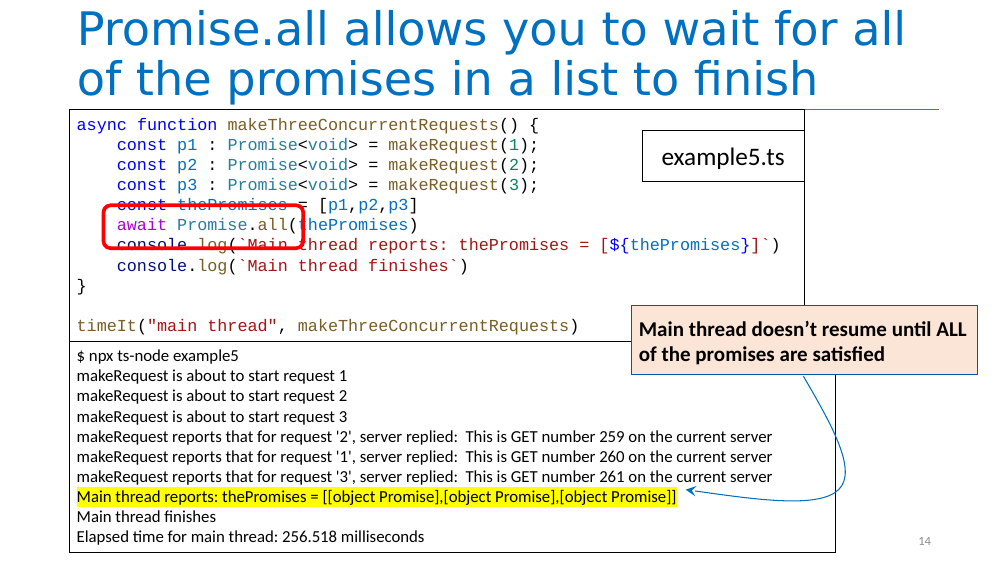
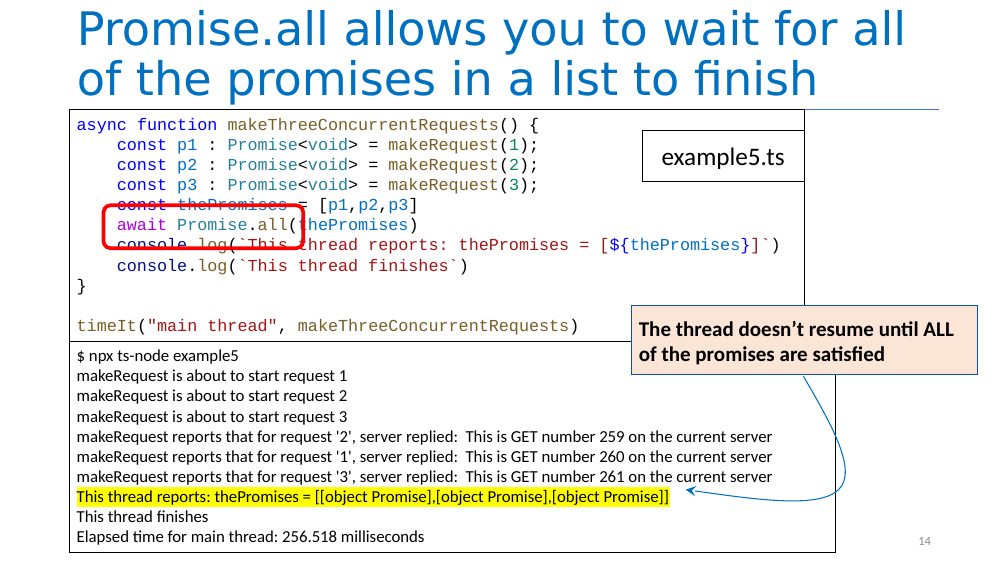
Before and after one commit to neu-se/CS4530-Spring-2023, a slide deck: slide 14 of Slides/Module 05 Concurrency Patterns in Typescript.pptx. Drawn at 1008x567 pixels with LibreOffice and Linux fonts; fonts in the diff are those of the drawing. Boxes give left, top, right and bottom in pixels: in the first picture for what was removed or moved away, otherwise in the second. Text is boxed around its words. In the diff, an @@ line names an element or a change of style, - is before the commit and + after.

```diff
--- a/Slides/Module 05 Concurrency Patterns in Typescript.pptx
+++ b/Slides/Module 05 Concurrency Patterns in Typescript.pptx
@@ text in rectangle at (117, 238, 780, 275): text changed @@
-console.log(`Main thread reports: thePromises = [${thePromises}]`)
-console.log(`Main thread finishes`)
+console.log(`This thread reports: thePromises = [${thePromises}]`)
+console.log(`This thread finishes`)
@@ text in rectangle at (639, 321, 953, 365): text changed @@
-Main thread doesn’t resume until ALL of the promises are satisfied
+The thread doesn’t resume until ALL of the promises are satisfied
@@ text in rectangle at (77, 490, 669, 522): text changed @@
-Main thread reports: thePromises = [[object Promise],[object Promise],[object Promise]]
-Main thread finishes
+This thread reports: thePromises = [[object Promise],[object Promise],[object Promise]]
+This thread finishes
```
Also in this commit, not shown: 10 other slides changed, 1 other file.
